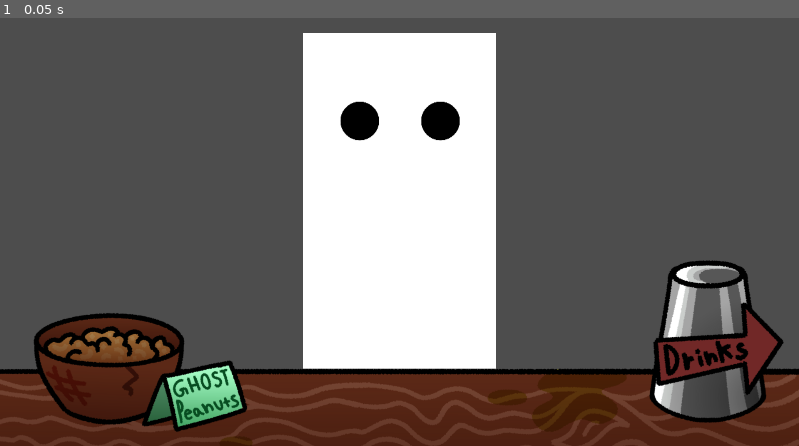
Above: before the commit, frame 1.
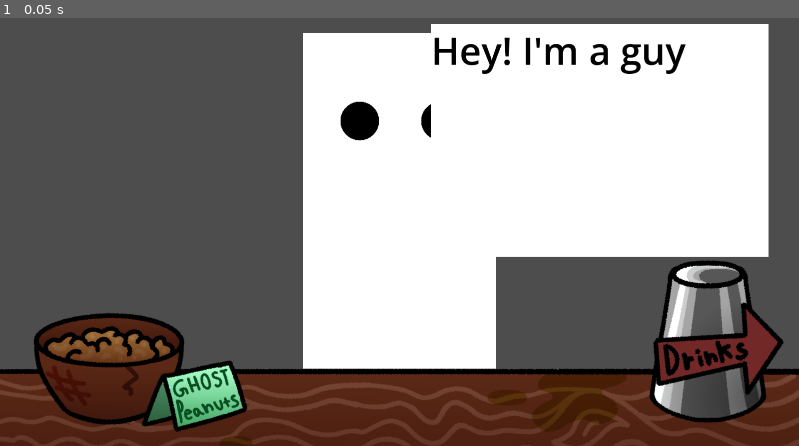
Above: after the commit, the same moment.

Repository: ChoppingChungy/spirit-game
Game: Godot game, scene res://src/scenes/main_game.tscn
Two runs of this game, one before a commit and one after it. Both use one fixed random seed, a clock stepped at 60 frames per second and the inputs below.
Inputs:
- Up to frame 1 (0.05 s): no input

The runs differ from the first frame. In frame 1, 19% of the frame differs, in the area x 53-97%, y 1-56%.

Commit message:
Setup dialogue box

Diff:
--- /dev/null
+++ b/src/scenes/dialogue.tscn
@@ -0,0 +1,33 @@
+[gd_scene format=3 uid="uid://dpeifvowepe6r"]
+
+[node name="Dialogue" type="Control" unique_id=1311503088]
+layout_mode = 3
+anchors_preset = 15
+anchor_right = 1.0
+anchor_bottom = 1.0
+grow_horizontal = 2
+grow_vertical = 2
+
+[node name="ColorRect" type="ColorRect" parent="." unique_id=812799674]
+layout_mode = 1
+anchors_preset = 1
+anchor_left = 1.0
+anchor_right = 1.0
+offset_left = -884.0
+offset_top = 65.0
+offset_right = -73.0
+offset_bottom = 625.0
+grow_horizontal = 0
+
+[node name="RichTextLabel" type="RichTextLabel" parent="ColorRect" unique_id=891572229]
+layout_mode = 1
+anchors_preset = 15
+anchor_right = 1.0
+anchor_bottom = 1.0
+grow_horizontal = 2
+grow_vertical = 2
+theme_override_colors/default_color = Color(0, 0, 0, 1)
+theme_override_font_sizes/normal_font_size = 91
+text = "Hey! I'm a guy"
+fit_content = true
+scroll_active = false
--- a/src/scenes/drink_selected_menu.tscn
+++ b/src/scenes/drink_selected_menu.tscn
@@ -20,6 +20,7 @@
 anchor_bottom = 1.0
 grow_horizontal = 2
 grow_vertical = 2
+mouse_filter = 2
 script = ExtResource("1_fqaic")
 
 [node name="DrinkTooltip" parent="." unique_id=1355192030 instance=ExtResource("1_c1gg7")]
--- a/src/scenes/main_game.tscn
+++ b/src/scenes/main_game.tscn
@@ -3,6 +3,7 @@
 [ext_resource type="Script" uid="uid://bi2f5acgpucnx" path="res://src/scripts/main_game.gd" id="1_wwqub"]
 [ext_resource type="PackedScene" uid="uid://d0lr7g3kh3wtf" path="res://src/scenes/mix_menu.tscn" id="3_m7syd"]
 [ext_resource type="PackedScene" uid="uid://dakkx0t35t33l" path="res://src/scenes/scene_switcher.tscn" id="3_r3nyt"]
+[ext_resource type="PackedScene" uid="uid://dpeifvowepe6r" path="res://src/scenes/dialogue.tscn" id="4_m7syd"]
 
 [node name="MainGame" type="Node" unique_id=855186453]
 script = ExtResource("1_wwqub")
@@ -18,5 +19,8 @@
 [node name="MixMenu" parent="GUI" unique_id=1713630294 instance=ExtResource("3_m7syd")]
 visible = false
 
+[node name="Dialogue" parent="GUI" unique_id=1311503088 instance=ExtResource("4_m7syd")]
+
 [connection signal="scene_switched" from="GUI/SceneSwitcher" to="." method="_on_scene_switcher_scene_switched"]
 [connection signal="mix_pressed" from="GUI/MixMenu" to="." method="_on_mix_menu_mix_pressed"]
+[connection signal="trash_pressed" from="GUI/MixMenu" to="." method="_on_mix_menu_trash_pressed"]
--- a/src/scenes/mix_menu.tscn
+++ b/src/scenes/mix_menu.tscn
@@ -1,6 +1,9 @@
 [gd_scene format=3 uid="uid://d0lr7g3kh3wtf"]
 
 [ext_resource type="Script" uid="uid://dagvxrp1hlit6" path="res://src/scripts/mix_menu.gd" id="1_n7lph"]
+
+[sub_resource type="StyleBoxFlat" id="StyleBoxFlat_s7wsd"]
+bg_color = Color(0.85490197, 0, 0, 1)
 
 [node name="MixMenu" type="Control" unique_id=1713630294]
 layout_mode = 3
@@ -50,4 +53,21 @@
 fill_mode = 3
 show_percentage = false
 
+[node name="Trash" type="Button" parent="." unique_id=944120998]
+unique_name_in_owner = true
+visible = false
+layout_mode = 1
+anchors_preset = 2
+anchor_top = 1.0
+anchor_bottom = 1.0
+offset_left = 400.0
+offset_top = -246.0
+offset_right = 697.0
+offset_bottom = -91.0
+grow_vertical = 0
+theme_override_font_sizes/font_size = 107
+theme_override_styles/normal = SubResource("StyleBoxFlat_s7wsd")
+text = "Trash"
+
 [connection signal="pressed" from="Mix" to="." method="_on_mix_pressed"]
+[connection signal="pressed" from="Trash" to="." method="_on_trash_pressed"]
--- a/src/scripts/main_game.gd
+++ b/src/scripts/main_game.gd
@@ -11,8 +11,6 @@
 @onready var mix_menu: MixMenu = $GUI/MixMenu as MixMenu
 
 var current_scene: Node2D
-
-var current_selected_drink: String
 
 enum DrinkStation {
 	MIX,
@@ -56,6 +54,8 @@
 
 	# This is kind of confusing, but we're matching where we're swapping FROM, not TO.
 		if current_scene is Bar:
+
+			# Loads either the mix or topping stations, depending on which one is needed.
 			match current_drink_station:
 				DrinkStation.MIX:
 					new_scene = MIX.instantiate() as Mix
@@ -82,6 +82,7 @@
 
 
 func _on_mix_drink_selected(drink_type: String) -> void:
+	print_debug(current_drink.base.size())
 	# Returns early to prevent new drinks from being added when the drink is full.
 	if current_drink.base.size() == 3:
 		return
@@ -108,7 +109,7 @@
 	current_drink.base.append(poured_drink)
 
 	# Shows the mix button by default, since pouring a unit implies that there is more than one unit in the drink.
-	mix_menu.set_mix_visibility(true)
+	mix_menu.set_button_visibility(true)
 
 	if current_drink.base.size() == 3:
 		pass # Do something here to only allow mixing in the Mix menu.
@@ -121,7 +122,10 @@
 
 ## Resets the drink if the user trashes it or finishes the current customer.
 func reset_drink() -> void:
-	mix_menu.set_mix_visibility(false)
+	var mix_scene = current_scene as Mix
+	mix_scene.cancel()
+	mix_menu.set_button_visibility(false)
+	mix_menu.reset()
 	current_drink = Drink.new()
 
 
@@ -133,3 +137,7 @@
 	mix_menu.reset()
 
 	current_drink_station = DrinkStation.TOPPING
+
+
+func _on_mix_menu_trash_pressed() -> void:
+	reset_drink()
--- a/src/scripts/mix_menu.gd
+++ b/src/scripts/mix_menu.gd
@@ -2,16 +2,20 @@
 extends Control
 
 signal mix_pressed
+signal trash_pressed
 
 @onready var fill_meter: ProgressBar = %FillMeter
 @onready var mix: Button = %Mix
+@onready var trash: Button = %Trash
 
 func set_meter(value: int) -> void:
 	fill_meter.value = value
 
 
-func set_mix_visibility(showing: bool) -> void:
+func set_button_visibility(showing: bool) -> void:
 	mix.visible = showing
+	trash.visible = showing
+
 
 
 func increment_meter() -> void:
@@ -22,5 +26,9 @@
 
 
 func reset() -> void:
-	set_mix_visibility(false)
+	set_button_visibility(false)
 	set_meter(0)
+
+
+func _on_trash_pressed() -> void:
+	trash_pressed.emit()
